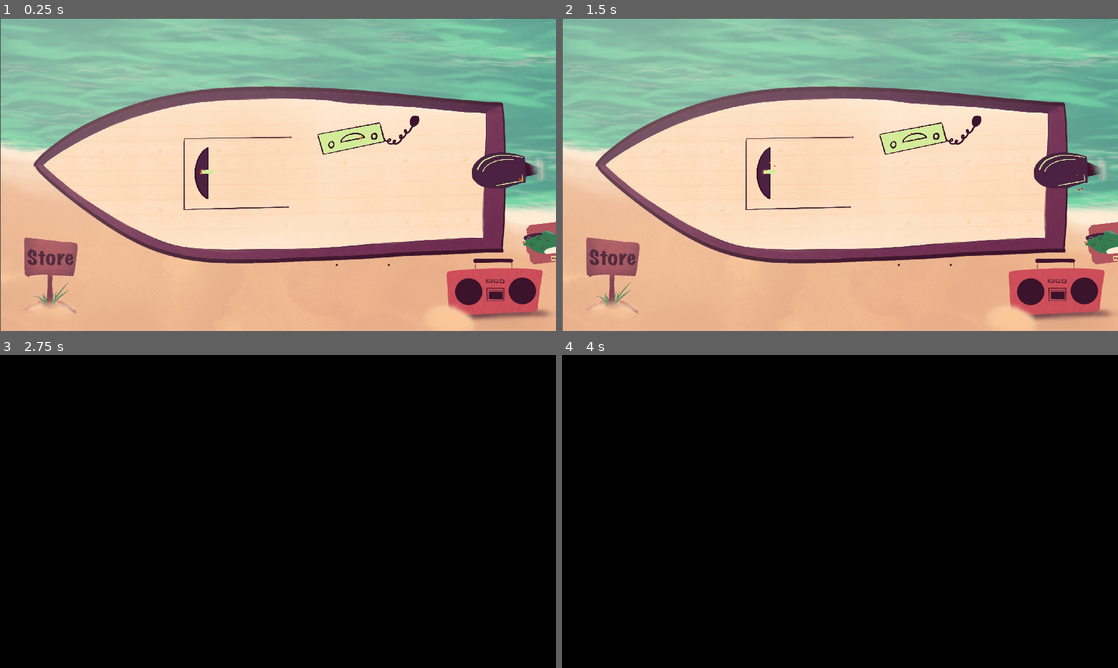
Above: before the commit, frames 1-4 (two rows, left to right).
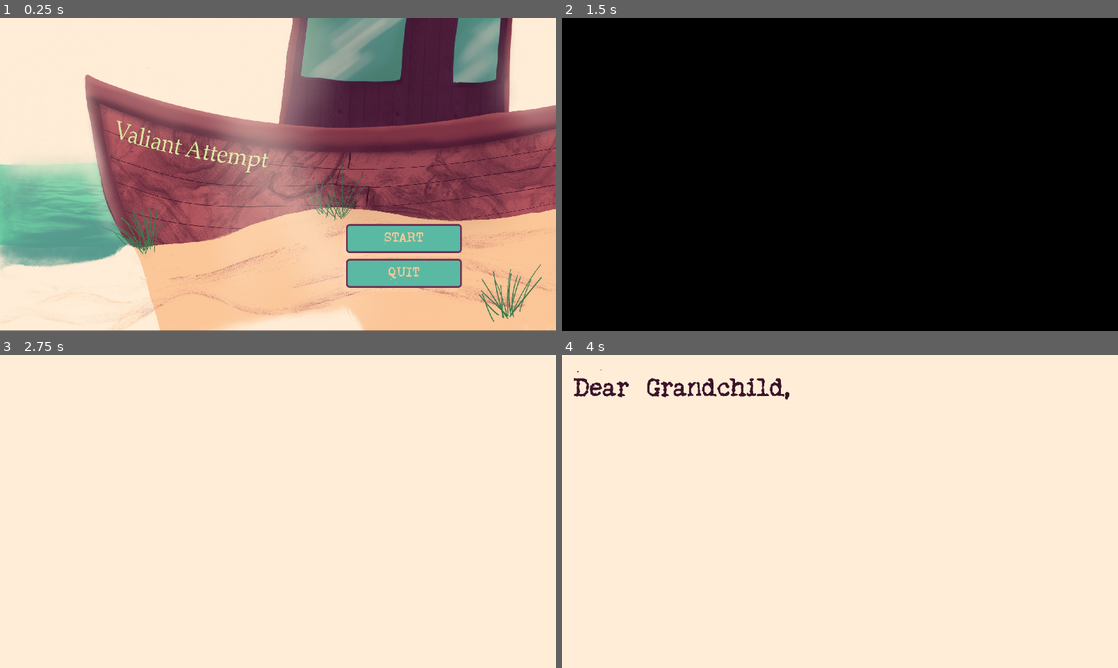
Above: after the commit, the same moments.

Repository: reggaebill/grandpa-s-boat
Game: Godot game, scene res://Scenes/main_menu.tscn
The game is run twice, just before and just after one commit, with the same random seed, the same clock (stepped at 60 frames per second) and the same inputs. Before the commit the project starts from res://Scenes/Boat Overview.tscn.
Inputs (mouse positions are in pixels of both pictures, inside the frame that each line leads up to):
- Up to frame 1 (0.25 s): no input
- Up to frame 2 (1.5 s): click (967, 237) at 0.5 s, where only the run after the commit has a clickable "START"; click (967, 237) at 1.25 s, where only the run after the commit has a clickable "START"
- Up to frame 3 (2.75 s): click (500, 508) at 2.02 s
- Up to frame 4 (4 s): click (912, 477) at 2.77 s; click (600, 624) at 3.52 s

The runs differ from the first frame. In frame 1, 86% of the frame differs, in the area x 0-100%, y 0-100%; in frame 2, 100%; in frame 3, 100%; in frame 4, 100%.

Commit message:
lil change

Diff:
--- a/Scenes/Boat Overview.tscn
+++ b/Scenes/Boat Overview.tscn
@@ -6,7 +6,7 @@
 [ext_resource type="Texture2D" uid="uid://c60k5xw16u3us" path="res://Assets/FPO/Eo_circle_green_checkmark.svg.png" id="3_skust"]
 [ext_resource type="Texture2D" uid="uid://daxd7hjb43s3l" path="res://Assets/Scene Art/BigMouthBilly.png" id="3_sve4w"]
 [ext_resource type="Shader" uid="uid://b6bikedpbovig" path="res://Shaders/new_shader.gdshader" id="7_3uoi3"]
-[ext_resource type="Texture2D" uid="uid://ck5a6tdaf8fdb" path="res://Assets/Cabin/WheelSprite.png" id="7_omv04"]
+[ext_resource type="Texture2D" uid="uid://cuhkj7belcwrw" path="res://Assets/Scene Art/wheel.png" id="7_omv04"]
 [ext_resource type="Script" uid="uid://cmjjl25fltlcv" path="res://Scripts/boombox.gd" id="9_x1ki7"]
 [ext_resource type="PackedScene" uid="uid://dxd0fo48xh51e" path="res://Scenes/pause_menu.tscn" id="11_x1ki7"]
 [ext_resource type="PackedScene" uid="uid://ctno3ic58ue52" path="res://Scenes/journal.tscn" id="13_icp3h"]
--- a/project.godot
+++ b/project.godot
@@ -15,9 +15,10 @@
 [application]
 
 config/name="Grandpa's Boat"
-run/main_scene="res://Scenes/Boat Overview.tscn"
+run/main_scene="uid://dgo1rnt4cpduo"
 config/features=PackedStringArray("4.6", "Forward Plus")
-config/icon="res://icon.svg"
+boot_splash/image="uid://ck5a6tdaf8fdb"
+config/icon="uid://ck5a6tdaf8fdb"
 
 [autoload]
 
